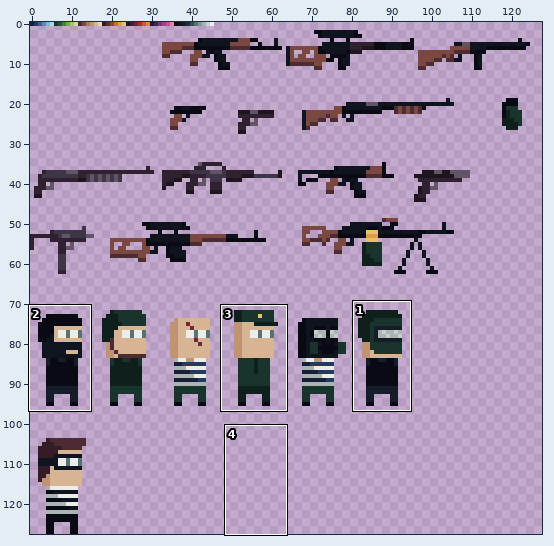
Two versions of one sprite sheet, Resourses/ALL.png. Above, an overview of the earlier version with the close-up marked.
Close-up. Before the edit:
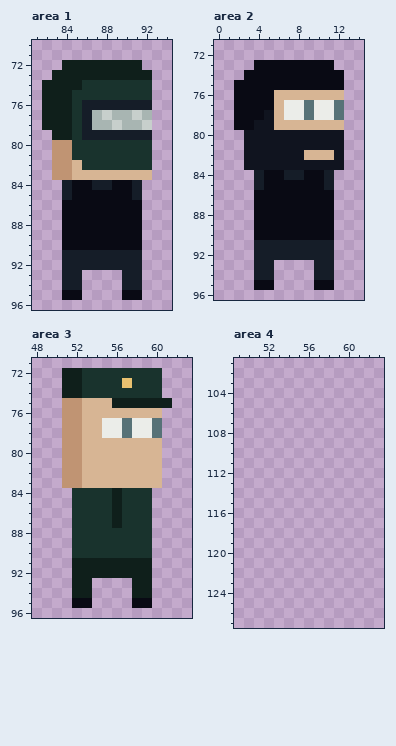
The file is 128x128 pixels. Colours within 5 levels of each other are drawn and written as one. Shown: area 1: x 81..94, y 70..96; area 2: x 0..14, y 71..96; area 3: x 48..63, y 71..96; area 4: x 49..63, y 101..127. The commit also changed other parts of the picture, which this record leaves out.
The same view after the edit:
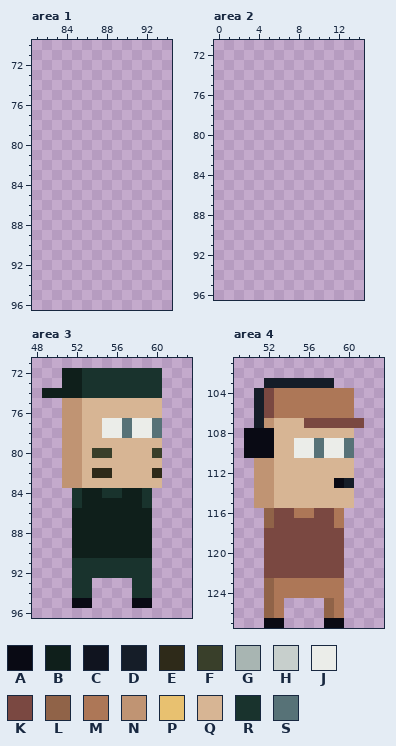
Palette (. is transparent): A #090a14  B #0f1f1b  C #10141f  D #151d28  E #2e2a19  F #393f2a  G #a8b5b2  H #c7cfcc  J #ebede9  K #7a4841  L #906348  M #ad7757  N #c09473  P #e8c170  Q #d7b594  R #19332d  S #577277
From old to new:
Changed rows in their new state; - is an unchanged pixel.
Area 1:
first column x 82:
72 --........-
73 -..........
74 ...........
75 ...........
76 ...........
77 ...........
78 ...........
79 -..........
80 -..........
81 -..........
82 -..........
83 -..........
84 --........-
85 --........-
86 --........-
87 --........-
88 --........-
89 --........-
90 --........-
91 --........-
92 --........-
93 --..----..-
94 --..----..-
95 --..----..-
Area 2:
first column x 2:
73 --........-
74 -..........
75 ...........
76 ...........
77 ...........
78 ...........
79 ...........
80 -..........
81 -..........
82 -..........
83 -..........
84 --........-
85 --........-
86 --........-
87 --........-
88 --........-
89 --........-
90 --........-
91 --........-
92 --........-
93 --..----..-
94 --..----..-
95 --..----..-
Area 3:
first column x 49:
73 --------R----
74 BB-----------
75 -------QQQQQ.
first column x 52:
80 --FF----F
82 --EE----E
84 -BB-RBB--
85 -BBB-BB--
86 BBBB-BBB-
87 BBBB-BBB-
88 BBBBBBBB-
89 BBBBBBBB-
90 BBBBBBBB-
91 RRRRRRRR-
92 RRRRRRRR-
93 RR----RR-
94 RR----RR-
Area 4:
first column x 50:
103 --DDDDDDD---
104 -DKMMMMMMMM-
105 -DKMMMMMMMM-
106 -DKMMMMMMMM-
107 -DNQQQKKKKKK
108 AAAQQQQQQQQ-
109 AAAQQJJSJJS-
110 AAAQQJJSJJS-
111 -NNQQQQQQQQ-
112 -NNQQQQQQQQ-
113 -NNQQQQQQAD-
114 -NNQQQQQQQQ-
115 -NNQQQQQQQQ-
116 --LKKMMKKM--
117 --LKKKKKKM--
118 --KKKKKKKK--
119 --KKKKKKKK--
120 --KKKKKKKK--
121 --KKKKKKKK--
122 --KKKKKKKK--
123 --LMMMMMMM--
124 --LMMMMMMM--
125 --LM----LM--
126 --LM----LM--
127 --AA----AA--
Boxes around the changes in both close-ups, in picture pixels (x1, y1, x2, y2):
erased: (42, 60, 152, 300)
erased: (234, 60, 344, 290)
changed: (112, 378, 172, 408)
added: (42, 388, 62, 398)
changed: (72, 448, 162, 598)
added: (244, 378, 364, 628)
